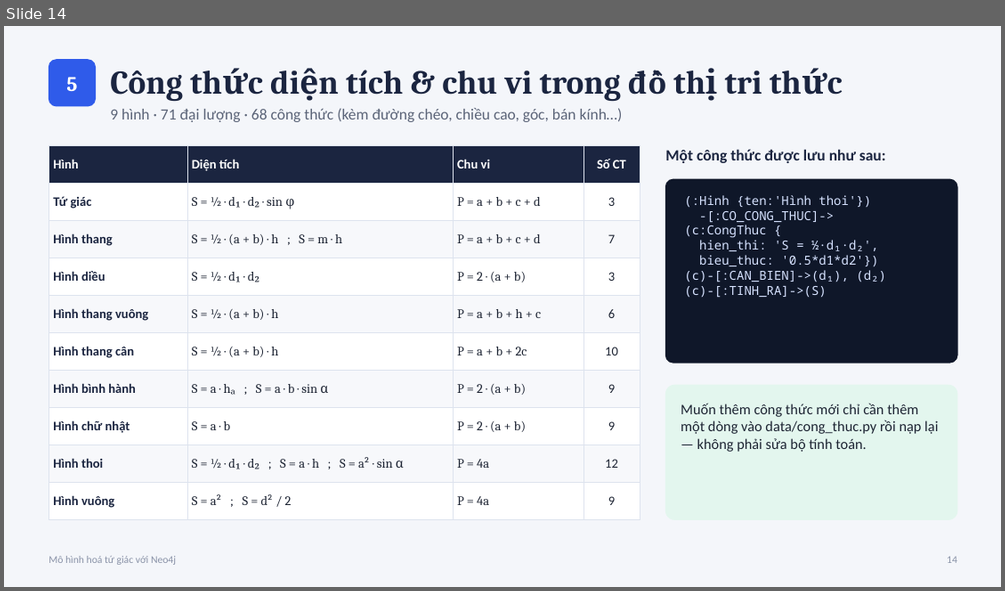
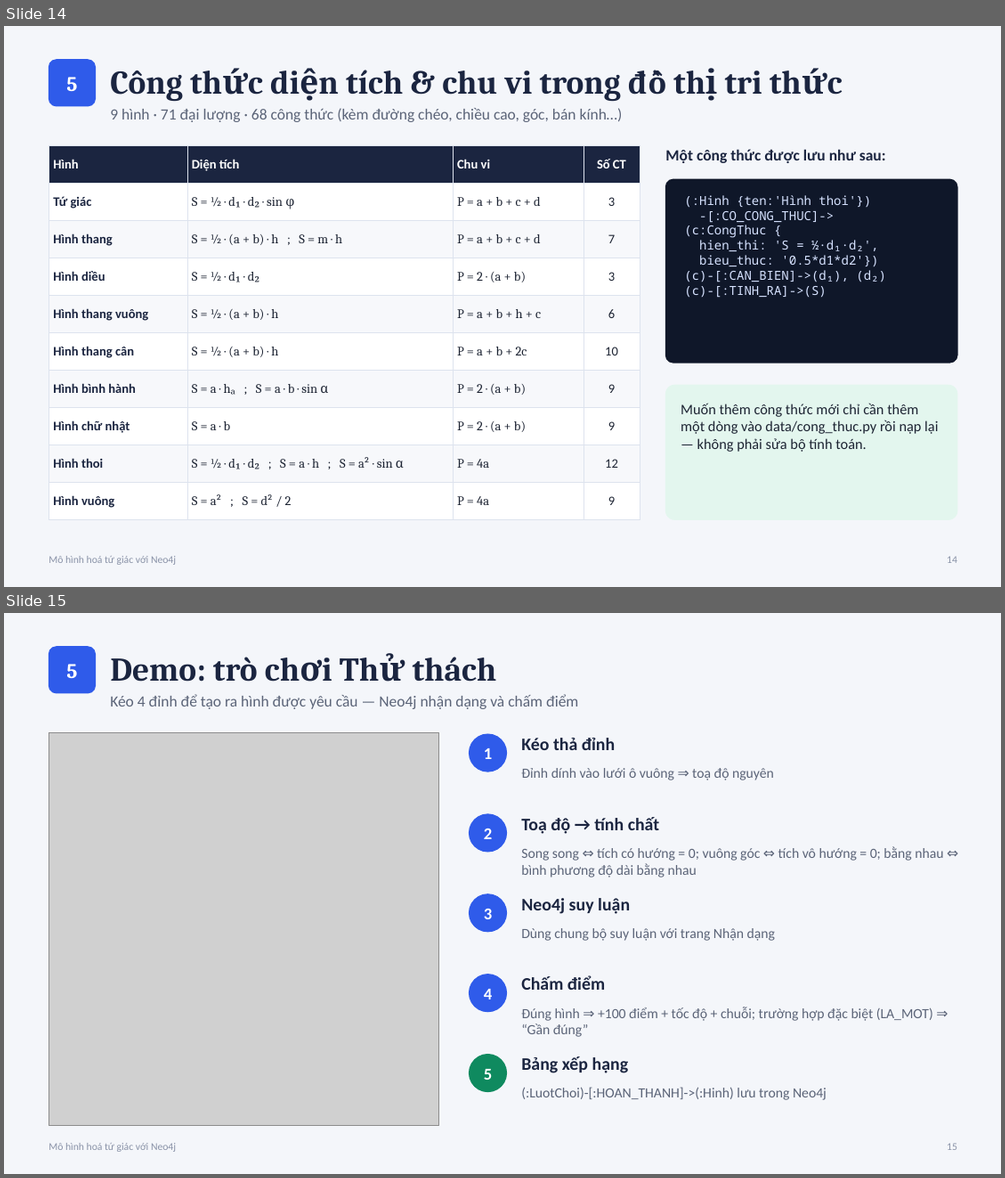
Before and after one commit to LocHegNguyen76/Nhom9_tuGiac_Neo4j, a slide deck: docs/3_Thuyet_trinh.pptx. Shown one above the other, each under a label of ours: slide 14 before the commit, slides 14 and 15 after it. The pictures are 1005x591 and 1005x1178 pixels, drawn with LibreOffice and Linux fonts; fonts in the diff are those of the drawing; grey boxes stand for pictures. Boxes give left, top, right and bottom in pixels: in the first picture for what was removed or moved away, otherwise in the second. Text is boxed around its words. In the diff, an @@ line names an element or a change of style, - is before the commit and + after.

Commit message:
Thêm trang Thử thách: trò chơi kéo thả đỉnh tứ giác, Neo4j chấm điểm và bảng xếp hạng

```diff
--- a/docs/3_Thuyet_trinh.pptx
+++ b/docs/3_Thuyet_trinh.pptx
@@ slide 15 added at box(4, 613, 1001, 1174), background #F4F6FA @@
@@ rounded rectangle added at box(48, 647, 96, 693), fill #2F5BEA, outline #2F5BEA 1 pt @@
@@ text added at box(66, 664, 77, 678), 20 pt, text #FFFFFF, bold @@
+5
@@ text added at box(110, 657, 497, 682), 32 pt, text #1B2540, bold @@
+Demo: trò chơi Thử thách
@@ text added at box(110, 694, 578, 709), 15 pt, text #5B6478 @@
+Kéo 4 đỉnh để tạo ra hình được yêu cầu — Neo4j nhận dạng và chấm điểm
@@ picture added at box(48, 732, 439, 1126) @@
@@ ellipse added at box(469, 734, 507, 771), fill #2F5BEA, outline #2F5BEA 1 pt @@
@@ text added at box(521, 738, 615, 750), 17 pt, text #1B2540, bold @@
+Kéo thả đỉnh
@@ text added at box(484, 748, 492, 759), 16 pt, text #FFFFFF, bold @@
+1
@@ text added at box(521, 768, 774, 780), 13.5 pt, text #5B6478 @@
+Đỉnh dính vào lưới ô vuông ⇒ toạ độ nguyên
@@ ellipse added at box(469, 814, 507, 852), fill #2F5BEA, outline #2F5BEA 1 pt @@
@@ text added at box(521, 817, 659, 834), 17 pt, text #1B2540, bold @@
+Toạ độ → tính chất
@@ text added at box(484, 828, 492, 839), 16 pt, text #FFFFFF, bold @@
+2
@@ text added at box(521, 846, 943, 877), 13.5 pt, text #5B6478 @@
+Song song ⇔ tích có hướng = 0; vuông góc ⇔ tích vô hướng = 0; bằng nhau ⇔ bình phương độ dài bằng nhau
@@ ellipse added at box(469, 894, 507, 932), fill #2F5BEA, outline #2F5BEA 1 pt @@
@@ text added at box(521, 898, 630, 914), 17 pt, text #1B2540, bold @@
+Neo4j suy luận
@@ text added at box(484, 908, 492, 919), 16 pt, text #FFFFFF, bold @@
+3
@@ text added at box(521, 928, 775, 941), 13.5 pt, text #5B6478 @@
+Dùng chung bộ suy luận với trang Nhận dạng
@@ ellipse added at box(469, 974, 507, 1012), fill #2F5BEA, outline #2F5BEA 1 pt @@
@@ text added at box(521, 975, 605, 989), 17 pt, text #1B2540, bold @@
+Chấm điểm
@@ text added at box(484, 989, 492, 999), 16 pt, text #FFFFFF, bold @@
+4
@@ text added at box(521, 1006, 933, 1037), 13.5 pt, text #5B6478 @@
+Đúng hình ⇒ +100 điểm + tốc độ + chuỗi; trường hợp đặc biệt (LA_MOT) ⇒ “Gần đúng”
@@ ellipse added at box(469, 1054, 507, 1092), fill #0F8A5F, outline #0F8A5F 1 pt @@
@@ text added at box(521, 1056, 629, 1073), 17 pt, text #1B2540, bold @@
+Bảng xếp hạng
@@ text added at box(484, 1069, 492, 1079), 16 pt, text #FFFFFF, bold @@
+5
@@ text added at box(521, 1086, 826, 1100), 13.5 pt, text #5B6478 @@
+(:LuotChoi)-[:HOAN_THANH]->(:Hinh) lưu trong Neo4j
@@ text added at box(48, 1143, 176, 1151), 10 pt, text #8A93A8 @@
+Mô hình hoá tứ giác với Neo4j
@@ text added at box(947, 1143, 957, 1150), 10 pt, text #8A93A8 @@
+15
```
Also in this commit, not shown: 5 slides changed, 28 other files.
